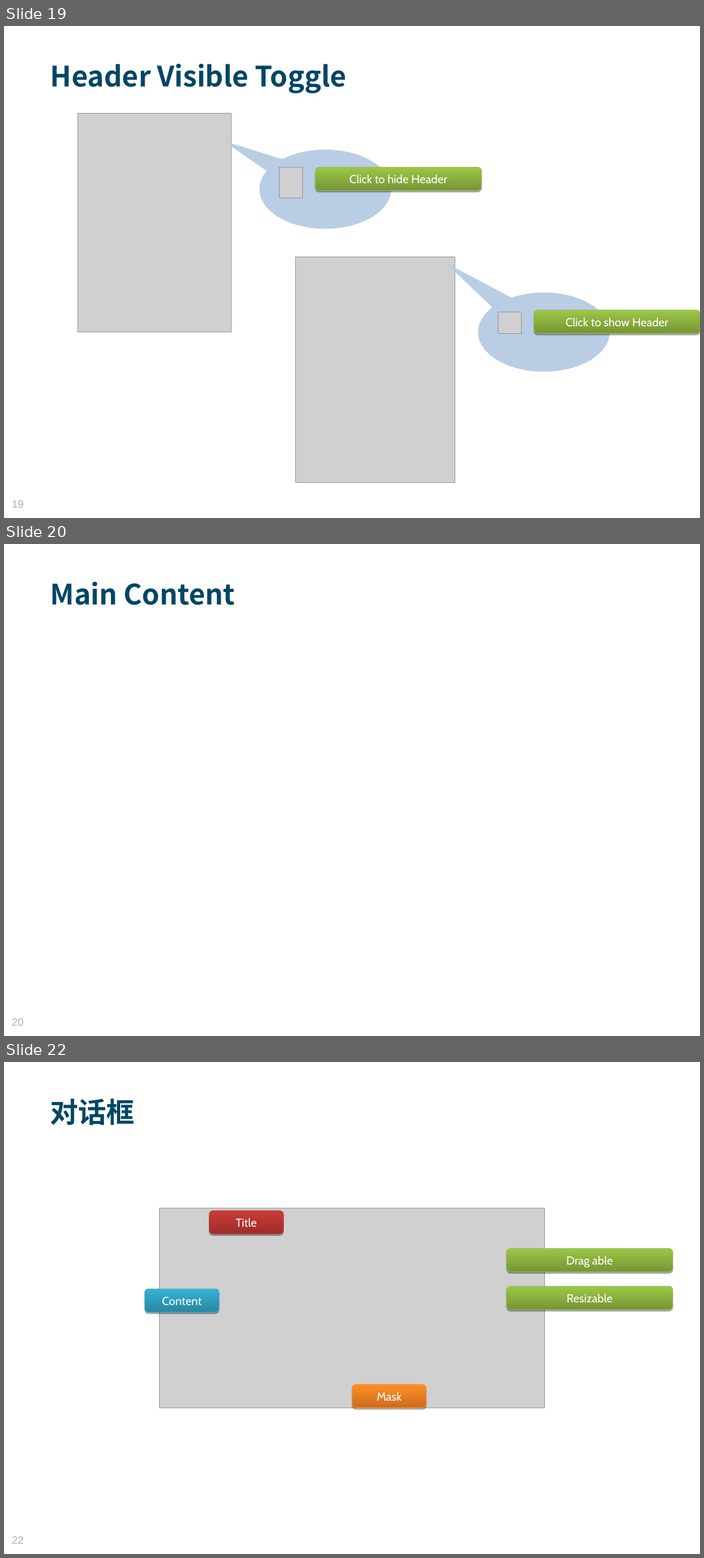
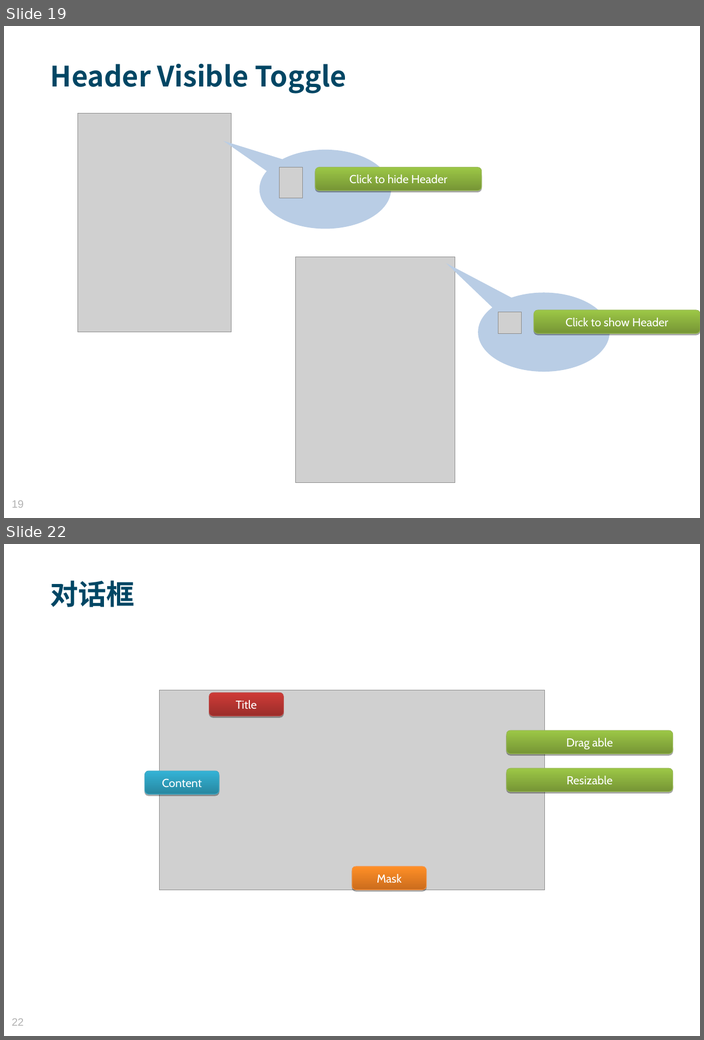
Before and after one commit to MosesZhu/Cube, a slide deck: Document/New Webframework Introduction.ppt. Shown one above the other, each under a label of ours: slides 19, 20 and 22 before the commit, slides 19 and 22 after it; the slides between them are not shown. The pictures are 704x1558 and 704x1040 pixels, drawn with LibreOffice and Linux fonts; fonts in the diff are those of the drawing; grey boxes stand for pictures; background and template pictures are left out. Boxes give left, top, right and bottom in pixels: in the first picture for what was removed or moved away, otherwise in the second. Text is boxed around its words. In the diff, an @@ line names an element or a change of style, - is before the commit and + after.

```diff
--- a/Document/New Webframework Introduction.ppt
+++ b/Document/New Webframework Introduction.ppt
@@ slide 20 removed at (4, 544, 700, 1036), background picture (left out) @@
@@ text removed at (50, 582, 235, 605) @@
-Main Content
@@ page number removed at (12, 1018, 23, 1026) @@
-20
```
Also in this commit, not shown: 4 slides changed, 2 slides added, 4 other files.
